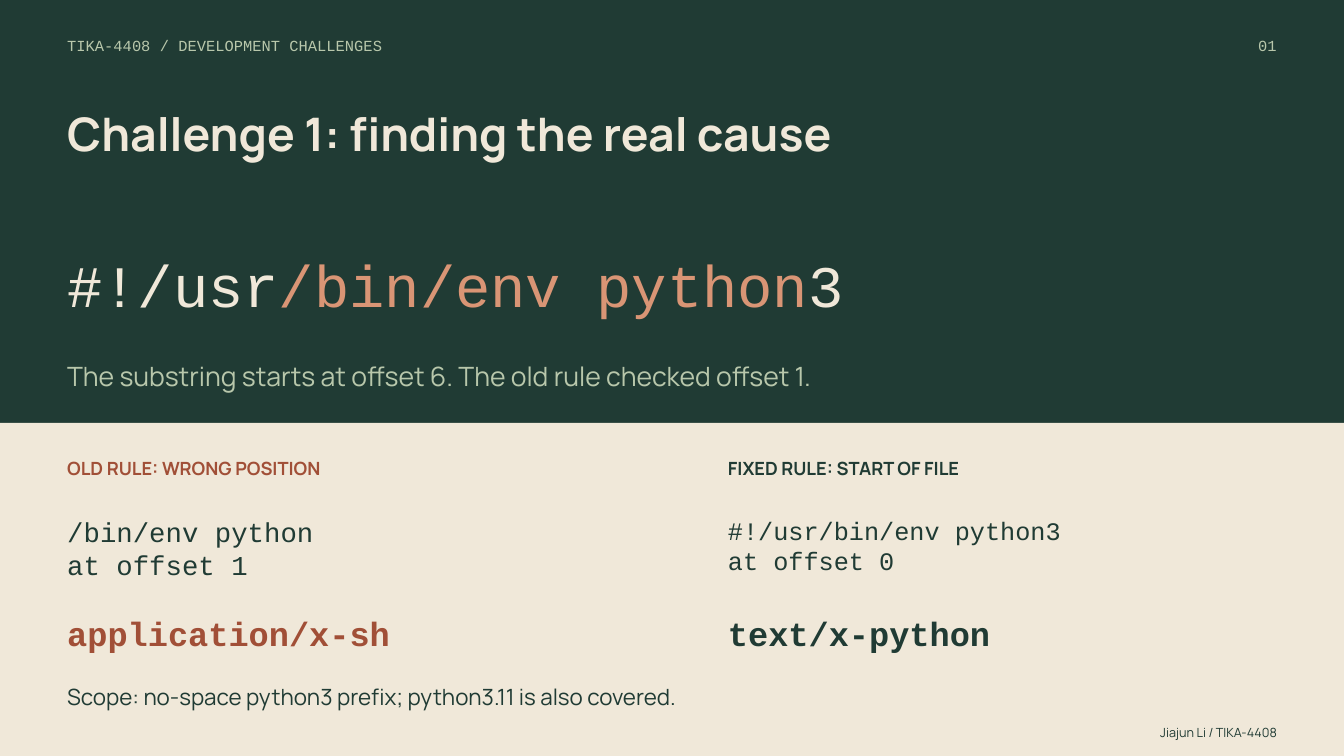
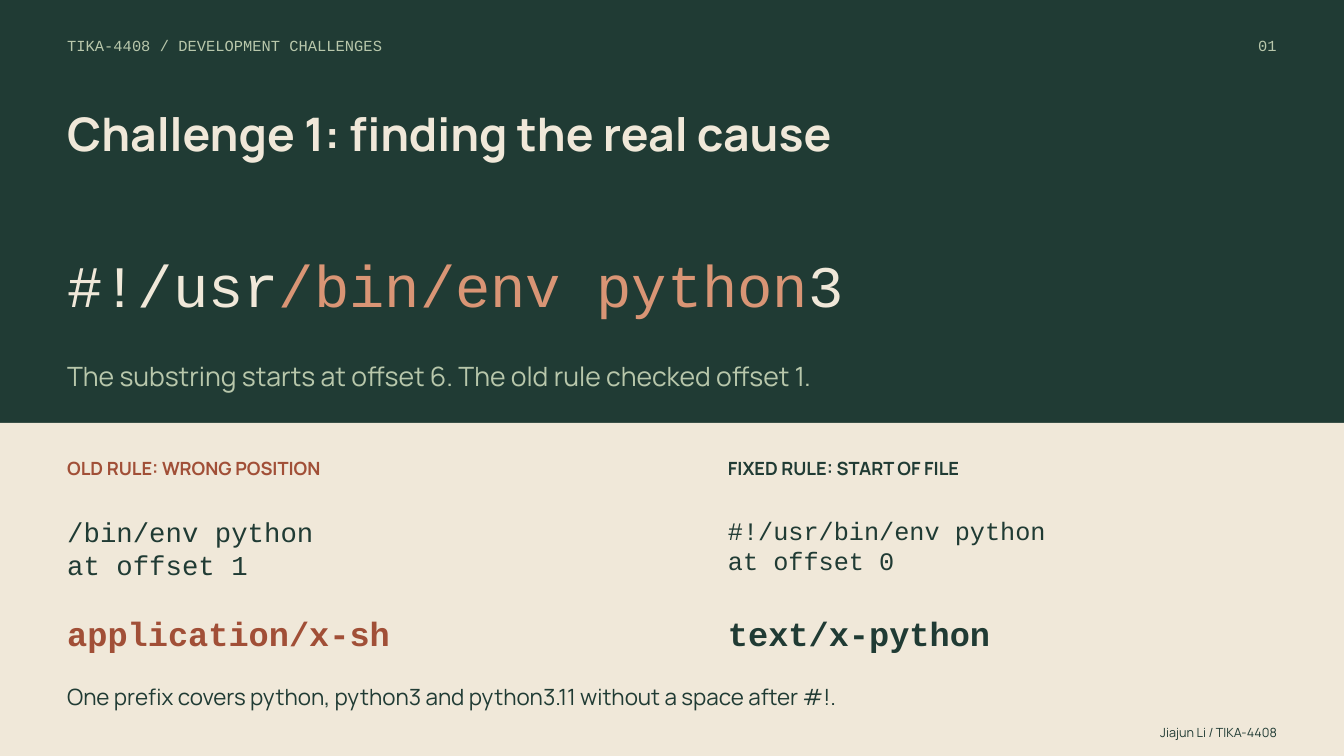
Before and after one commit to u8026876/comp2120-gyg-a5, a slide deck: slide 1 of presentation/Jiajun-TIKA-4408-section.pptx. Drawn at 1344x756 pixels with LibreOffice and Linux fonts; fonts in the diff are those of the drawing. Boxes give left, top, right and bottom in pixels: in the first picture for what was removed or moved away, otherwise in the second. Text is boxed around its words. In the diff, an @@ line names an element or a change of style, - is before the commit and + after.

```diff
--- a/presentation/Jiajun-TIKA-4408-section.pptx
+++ b/presentation/Jiajun-TIKA-4408-section.pptx
@@ text at (728,521,1046,546): text changed @@
-#!/usr/bin/env python3
+#!/usr/bin/env python
@@ text at (67,688,798,711): text changed @@
-Scope: no-space python3 prefix; python3.11 is also covered.
+One prefix covers python, python3 and python3.11 without a space after #!.
```
Also in this commit, not shown: 1 other slide changed, 1 other file.
